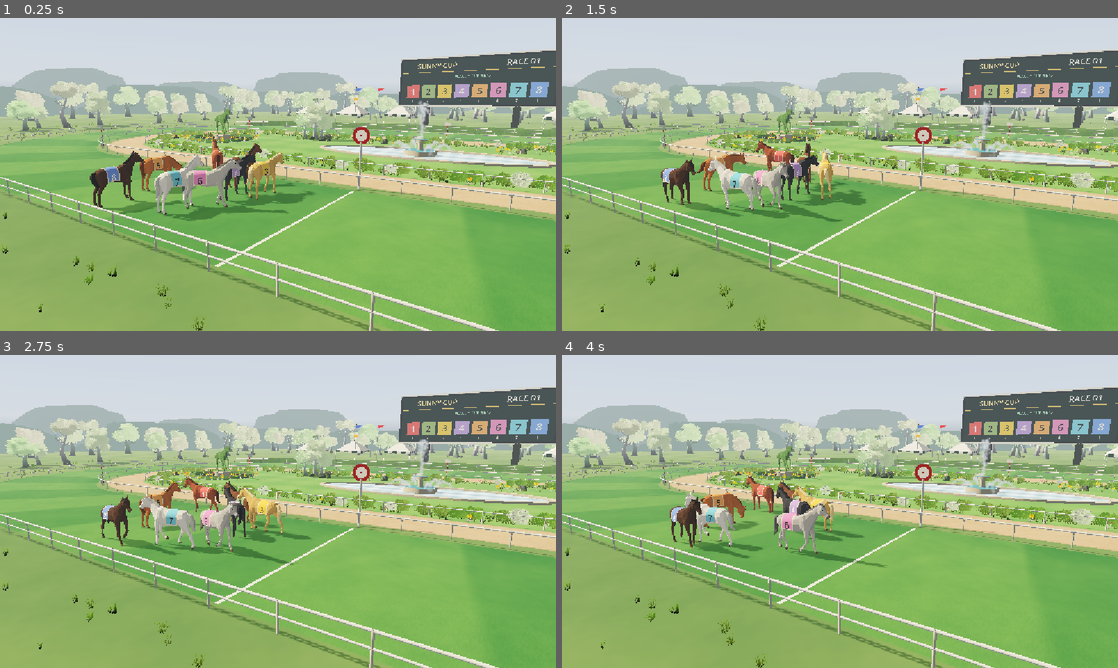
Above: before the commit, frames 1-4 (two rows, left to right).
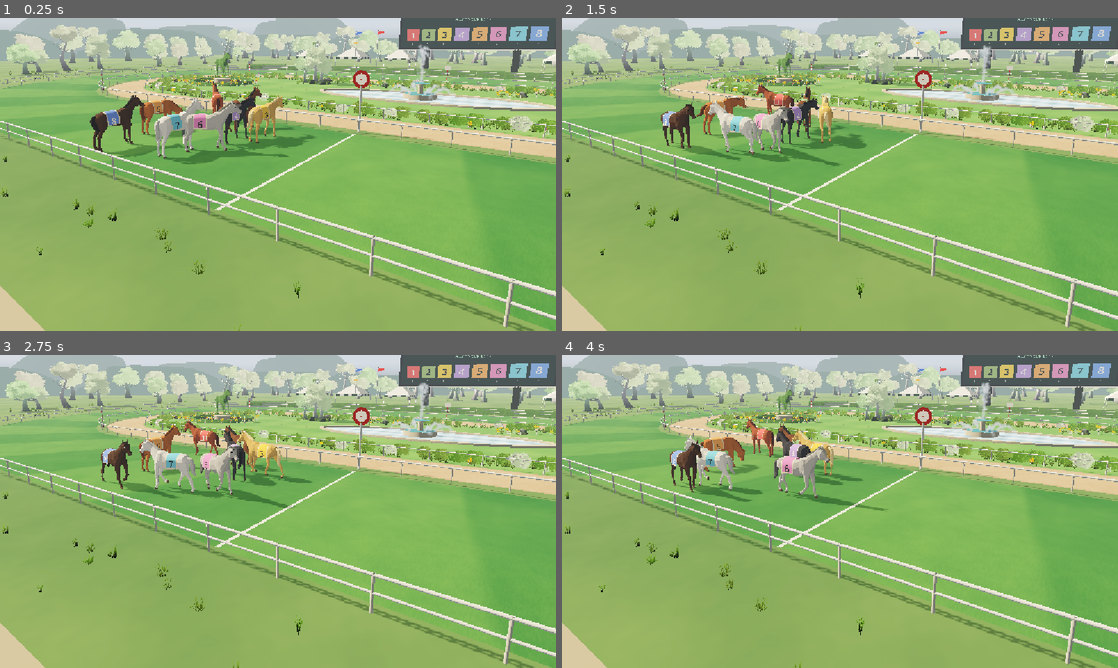
Above: after the commit, the same moments.

Repository: fayipon/racehorse
Game: Godot game, scene res://scenes/main.tscn
Same seed, same stepped clock (60 frames per second), same inputs: the game is played once before the commit and once after it. A sky picture missing from this copy of the repository is replaced by a grey-blue gradient.
Inputs:
- Up to frame 1 (0.25 s): no input
- Up to frame 2 (1.5 s): no input
- Up to frame 3 (2.75 s): no input
- Up to frame 4 (4 s): no input

The runs differ from the first frame. In frame 1, 61% of the frame differs, in the area x 0-100%, y 0-100%; in frame 2, 61%; in frame 3, 61%; in frame 4, 61%.

Commit message:
Keep one 16:9 stage and proportional HUD across wide screens
Wide screens used to resize the stage and shrink the picture with each
phase, and their HUD kept fixed pixel sizes on any stage. Now the stage
stays 16:9 through every phase with the picture filling it, as on
phones, the betting dock and results floating over it. The HUD is laid
out at 1000px and zoomed to the stage width, so container queries no
longer apply there. The lens shifts the parade above the open dock, and
narrower-than-16:9 stages keep the 16:9 horizontal angle.

Results use the special-move bands on every screen, gathered into a
centred column when the stage is wide; the old podium cards are gone.

Co-Authored-By: Claude Opus 5.5 <noreply@anthropic.com>

Diff:
--- a/godot/scripts/race.gd
+++ b/godot/scripts/race.gd
@@ -12,6 +12,10 @@
 const UPRIGHT_BETTING_SHIFT := .25
 const UPRIGHT_RACE_SHIFT := .08
 const UPRIGHT_PODIUM_SHIFT := .135
+# A wide stage is 16:9: narrower ones keep its horizontal angle and gain height,
+# and the open betting panel covers its lower part, so the parade shifts up.
+const WIDE_ASPECT := 16.0/9.0
+const WIDE_BETTING_SHIFT := .18
 const COLORS = [Color("e75d56"), Color("91ac6b"), Color("efc54f"), Color("b394d0"), Color("eca05b"), Color("e787b4"), Color("79c9d8"), Color("7299df")]
 var horses: Array[Node3D] = []
 var camera: Camera3D
@@ -255,20 +259,24 @@
 # horses across. The picture fills the whole stage there with the controls laid
 # over its lower part, so the lens also shifts the subject up into the open
 # picture: well up while the betting panel is open, a little during the race
-# and above the podium's standings.
+# and above the podium's standings. A wide stage shifts only for the betting panel.
 func frame_upright(delta: float) -> void:
 	var view:=get_viewport().get_visible_rect().size
-	if view.x>=view.y:
-		camera.projection=Camera3D.PROJECTION_PERSPECTIVE
-		camera.keep_aspect=Camera3D.KEEP_HEIGHT
-		camera.fov=lens_fov
-		frame_phase=""
-		return
-	var target:=UPRIGHT_PODIUM_SHIFT if phase=="result" else UPRIGHT_BETTING_SHIFT if phase=="betting" and betting_clock<48.0 else UPRIGHT_RACE_SHIFT
+	var upright:=view.x<view.y
+	var betting_open:=phase=="betting" and betting_clock<48.0
+	var target:=(UPRIGHT_PODIUM_SHIFT if phase=="result" else UPRIGHT_BETTING_SHIFT if betting_open else UPRIGHT_RACE_SHIFT) if upright else WIDE_BETTING_SHIFT if betting_open else 0.0
 	# Phase changes cut the camera, so the framing cuts with it.
 	frame_shift=target if frame_phase!=phase else lerpf(frame_shift,target,1.0-exp(-delta*2.5))
 	frame_phase=phase
 	var lens:=2.0*camera.near*tan(deg_to_rad(lens_fov)*.5)
+	if not upright:
+		if view.aspect()>=WIDE_ASPECT:
+			camera.keep_aspect=Camera3D.KEEP_HEIGHT
+			camera.set_frustum(lens,Vector2(0,-frame_shift*lens),camera.near,camera.far)
+		else:
+			camera.keep_aspect=Camera3D.KEEP_WIDTH
+			camera.set_frustum(lens*WIDE_ASPECT,Vector2(0,-frame_shift*lens*WIDE_ASPECT*view.y/view.x),camera.near,camera.far)
+		return
 	if phase=="result":
 		camera.keep_aspect=Camera3D.KEEP_HEIGHT
 		camera.set_frustum(lens,Vector2(0,-frame_shift*lens),camera.near,camera.far)
Not shown, changed: public/game/index.html
Not shown, changed: public/game/index.pck
Not shown, changed: src/App.tsx
Not shown, changed: src/PodiumResults.tsx
Not shown, changed: src/index.css
Not shown, changed: src/podium.css
